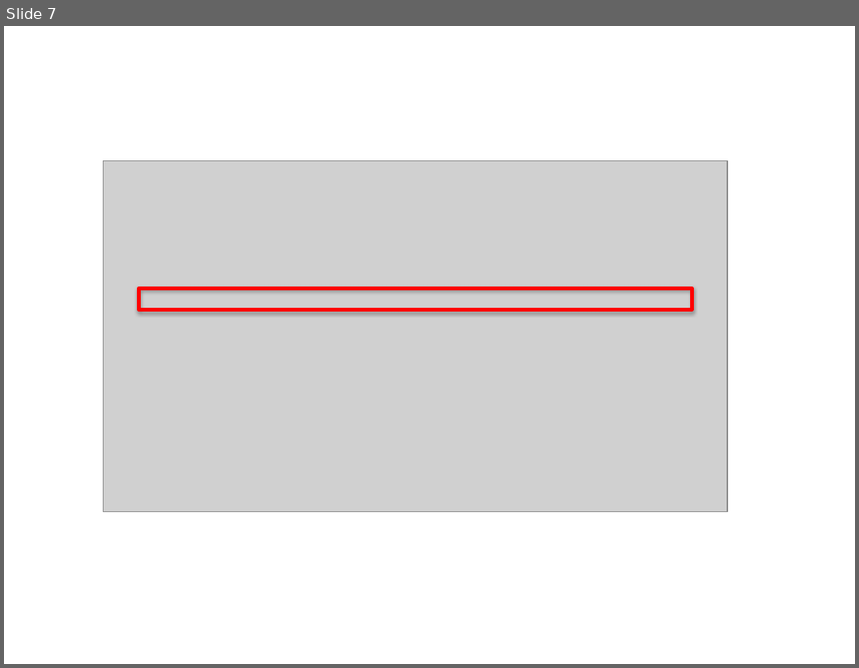
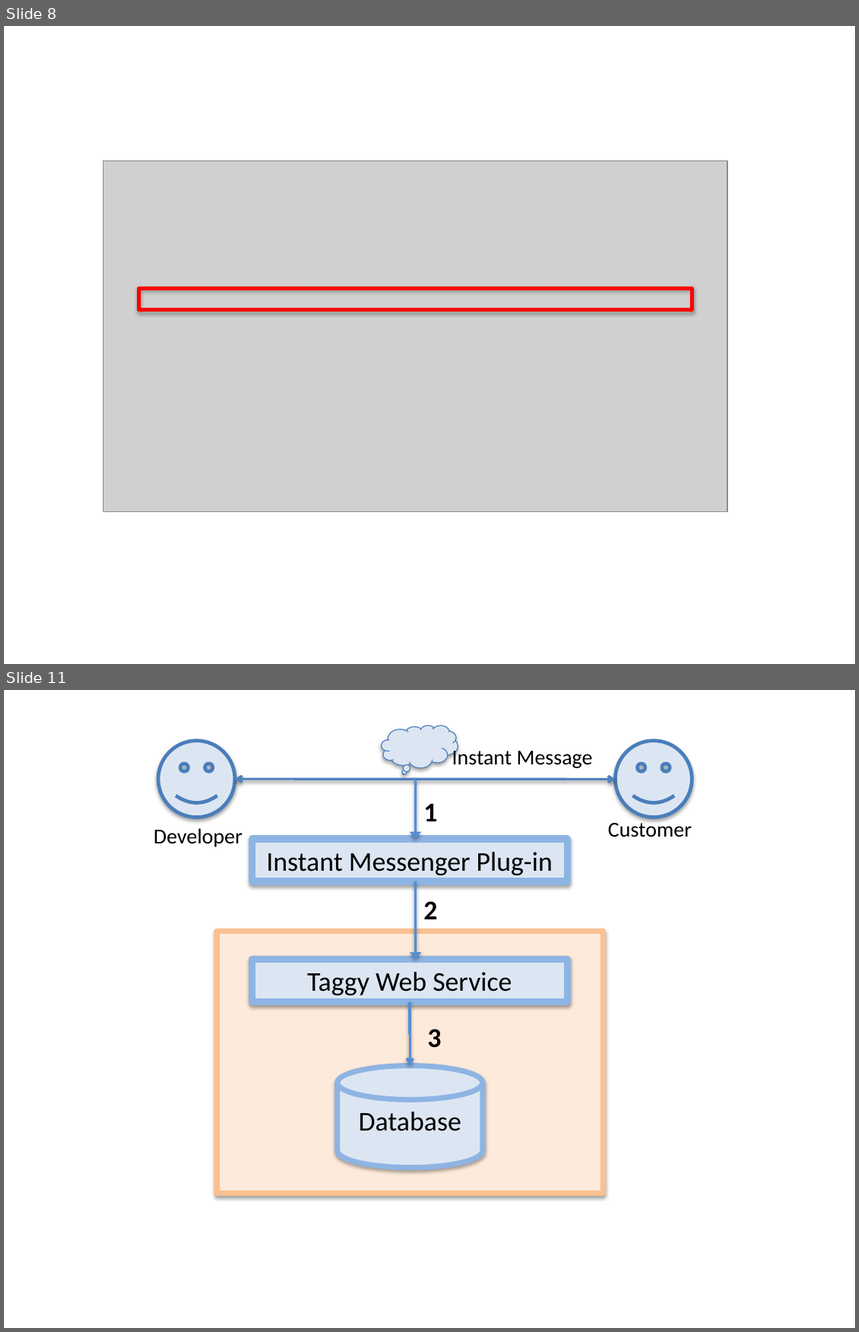
Before and after one commit to smsohan/Taggy, a slide deck: Thesis/arch.pptx. Shown one above the other, each under a label of ours: slide 7 before the commit, slides 8 and 11 after it; the slides between them are not shown. The pictures are 859x668 and 859x1332 pixels, drawn with LibreOffice and Linux fonts; fonts in the diff are those of the drawing; grey boxes stand for pictures. Boxes give left, top, right and bottom in pixels: in the first picture for what was removed or moved away, otherwise in the second. Text is boxed around its words. In the diff, an @@ line names an element or a change of style, - is before the commit and + after.

```diff
--- a/Thesis/arch.pptx
+++ b/Thesis/arch.pptx
@@ slide 11 added at (x1=4, y1=690, x2=855, y2=1328), background #FFFFFF @@
@@ thought cloud added at (x1=381, y1=726, x2=458, y2=768), fill #DCE6F2, outline #4B7EBC 0.75 pt @@
@@ smiley face added at (x1=158, y1=741, x2=235, y2=818), fill #DCE6F2, outline #4B7EBC 3 pt @@
@@ text added at (x1=452, y1=747, x2=593, y2=768), 18 pt, text #000000 @@
+Instant Message
@@ smiley face added at (x1=615, y1=741, x2=692, y2=818), fill #DCE6F2, outline #4B7EBC 3 pt @@
@@ double arrow added from (235, 780) to (615, 780), #4F81BD 2 pt @@
@@ arrow added from (416, 780) to (415, 839), #558ED5 2 pt @@
@@ text added at (x1=424, y1=803, x2=437, y2=821), 23 pt, text #000000, bold @@
+1
@@ text added at (x1=608, y1=819, x2=692, y2=837), 18 pt, text #000000 @@
+Customer
@@ text added at (x1=154, y1=828, x2=243, y2=847), 18 pt, text #000000 @@
+Developer
@@ rectangle added at (x1=253, y1=839, x2=567, y2=882), fill #DCE6F2, outline #8EB4E3 6 pt, 23 pt, text #000000 @@
+Instant Messenger Plug-in
@@ arrow added from (415, 882) to (416, 960), #558ED5 2 pt @@
@@ text added at (x1=424, y1=901, x2=437, y2=920), 23 pt, text #000000, bold @@
+2
@@ rectangle added at (x1=217, y1=931, x2=603, y2=1193), fill #FDEADA, outline #FAC090 4.5 pt @@
@@ rectangle added at (x1=253, y1=960, x2=567, y2=1002), fill #DCE6F2, outline #8EB4E3 6 pt, 23 pt, text #000000 @@
+Taggy Web Service
@@ elbow arrow added from (410, 1002) to (410, 1066), #558ED5 2 pt @@
@@ text added at (x1=427, y1=1029, x2=441, y2=1048), 23 pt, text #000000, bold @@
+3
@@ cylinder added at (x1=338, y1=1066, x2=484, y2=1168), fill #DCE6F2, outline #8EB4E3 4.5 pt, 23 pt, text #000000 @@
+Database
@@ what was slide 7 is now slide 8 @@
```
Also in this commit, not shown: 2 slides changed, 4 other slides added, 29 other files.
